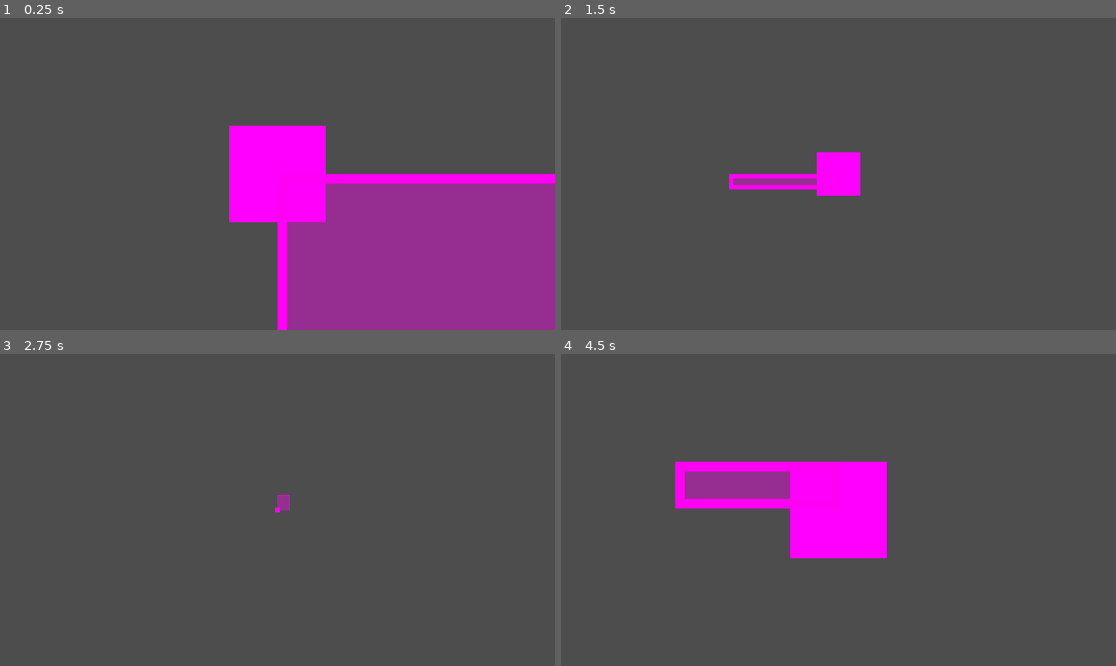
Above: before the commit, frames 1-4 (two rows, left to right).
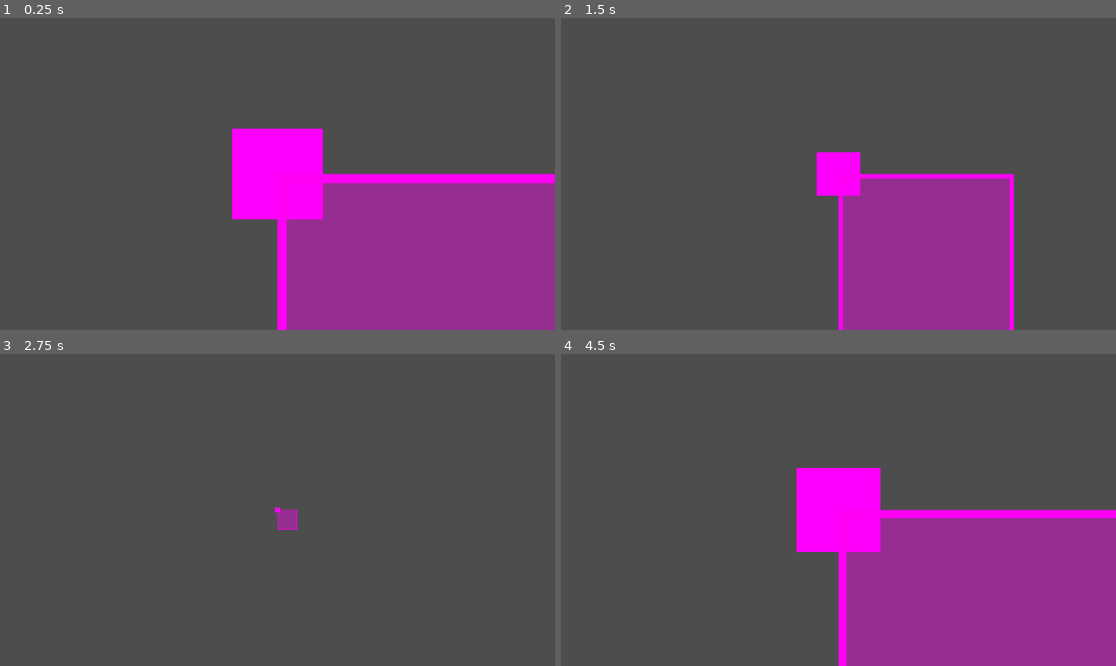
Above: after the commit, the same moments.

Repository: ketexon/ld56-team-3
Game: Godot game, scene res://game.tscn
Two runs of this game, one before a commit and one after it. Both use one fixed random seed, a clock stepped at 60 frames per second and the inputs below.
Inputs (mouse positions are in pixels of both pictures, inside the frame that each line leads up to):
- Up to frame 1 (0.25 s): no input
- Up to frame 2 (1.5 s): move the mouse to (960, 158) at 0.52 s; hold 1 (zoom_0) 0.53-1.28 s; click (960, 158) at 0.67 s; tap 2 (zoom_1) at 0.8, 1.35 s; move the mouse to (727, 189) at 1.27 s; click (727, 189) at 1.42 s
- Up to frame 3 (2.75 s): tap 3 (zoom_2) at 1.55 s; move the mouse to (333, 441) at 2.02 s; hold 3 (zoom_2) from 2.03 s (still down); click (333, 441) at 2.17 s; tap 4 (zoom_3) at 2.3 s
- Up to frame 4 (4.5 s): move the mouse to (810, 572) at 2.77 s; release 3 (zoom_2) at 2.78 s; tap 4 (zoom_3) at 2.85 s; click (810, 572) at 2.92 s; tap 1 (zoom_0) at 3.05, 4.35 s; move the mouse to (1005, 556) at 3.52 s; hold Space (center_on_colony) 3.53-4.28 s; click (1005, 556) at 3.67 s; tap 2 (zoom_1) at 3.8 s; move the mouse to (672, 463) at 4.27 s; click (672, 463) at 4.42 s

The runs differ from the first frame. In frame 1, 1.0% of the frame differs, in the area x 41-100%, y 34-100%; in frame 2, 16%; in frame 3, 0.3%; in frame 4, 28%, in the area x 20-100%, y 34-100%.

Commit message:
adding viewing_colony to cmaera controls, fixed selection to only trigger when holding shift, fixed game scene to revert overrides, added vscode to gitignore

Diff:
--- a/CameraControls.gd
+++ b/CameraControls.gd
@@ -1,17 +1,20 @@
 class_name CameraControls
 extends Camera2D
 
-@export var colony_view_zoom = 20.0
-@export var map_view_zoom = 1.0
+@export var colony_view_zoom_threshold = 10.0
+@export var max_zoom = 20.0
+@export var min_zoom = 1.0
 @export var zoom_duration = 1.0
 @export var pan_speed: float = 10.0
 @export var scroll_speed: float = 10.0
 @export var scroll_sensitivity: float = 0.01
 
+static var viewing_colony: bool = false
+
 var start_cursor_pos: Vector2
 var start_pos: Vector2
 
-var zoom_goal: float = colony_view_zoom
+var zoom_goal: float = max_zoom
 
 var last_zoom_level: int = -1
 
@@ -30,9 +33,9 @@
 			elif not event.pressed:
 				panning = false
 		if event.button_index == MOUSE_BUTTON_WHEEL_UP:
+			set_zoom_percent(zoom_percent - scroll_sensitivity)
+		if event.button_index == MOUSE_BUTTON_WHEEL_DOWN:
 			set_zoom_percent(zoom_percent + scroll_sensitivity)
-		if event.button_index == MOUSE_BUTTON_WHEEL_DOWN:
-			set_zoom_percent(zoom_percent - scroll_sensitivity)
 
 	if event.is_action_pressed("center_on_colony"):
 		center_on_player()
@@ -70,12 +73,14 @@
 	);
 	zoom.y = zoom.x
 
+	viewing_colony = zoom.x < colony_view_zoom_threshold
+
 	position = lerp(position, pan_goal, delta * pan_speed)
 
 
 func set_zoom_percent(percent: float):
 	zoom_percent = clampf(percent, 0, 1)
-	zoom_goal = lerp(colony_view_zoom, map_view_zoom, sqrt(zoom_percent))
+	zoom_goal = lerp(max_zoom, min_zoom, sqrt(zoom_percent))
 
 func center_on_player():
 	pan_goal = Colony.player_colony.position
--- a/Selection/TinyCreatureSelector.gd
+++ b/Selection/TinyCreatureSelector.gd
@@ -18,7 +18,7 @@
 				selecting = false
 
 func _process(_delta: float) -> void:
-	if Input.is_mouse_button_pressed(MOUSE_BUTTON_LEFT):
+	if Input.is_mouse_button_pressed(MOUSE_BUTTON_LEFT) and selecting:
 		var cur_mouse_pos := get_global_mouse_position()
 		var delta_mouse_pos := cur_mouse_pos - mouse_pos_start
 
--- a/game.tscn
+++ b/game.tscn
@@ -11,9 +11,6 @@
 
 [node name="Camera2D" type="Camera2D" parent="."]
 script = ExtResource("1_6r02h")
-zoom_duration = 0.2
-pan_speed = 30.0
-scroll_speed = 30.0
 
 [node name="Colony" type="Node2D" parent="."]
 script = ExtResource("2_mgtgc")
Not shown, changed: .gitignore
